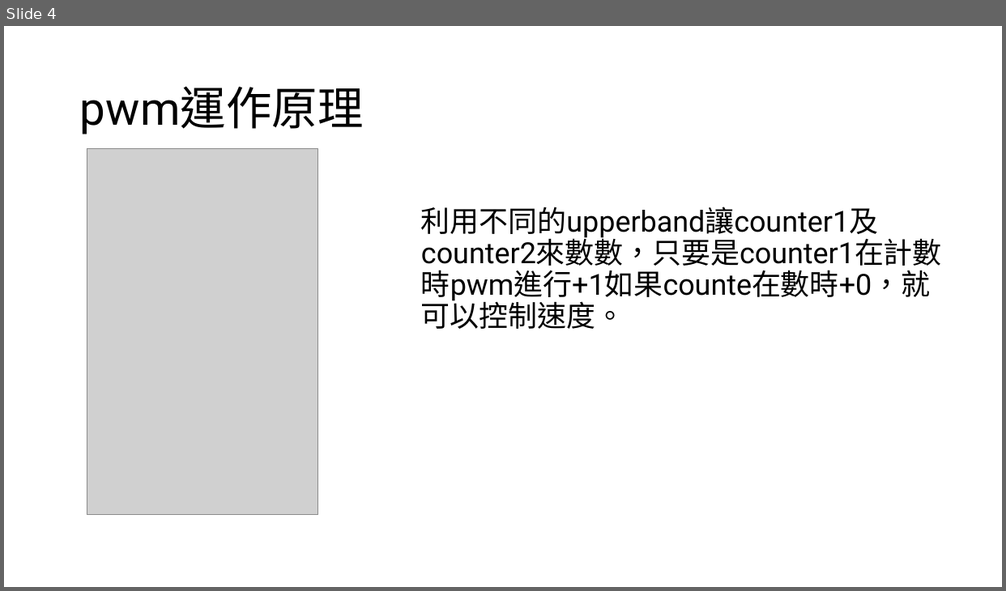
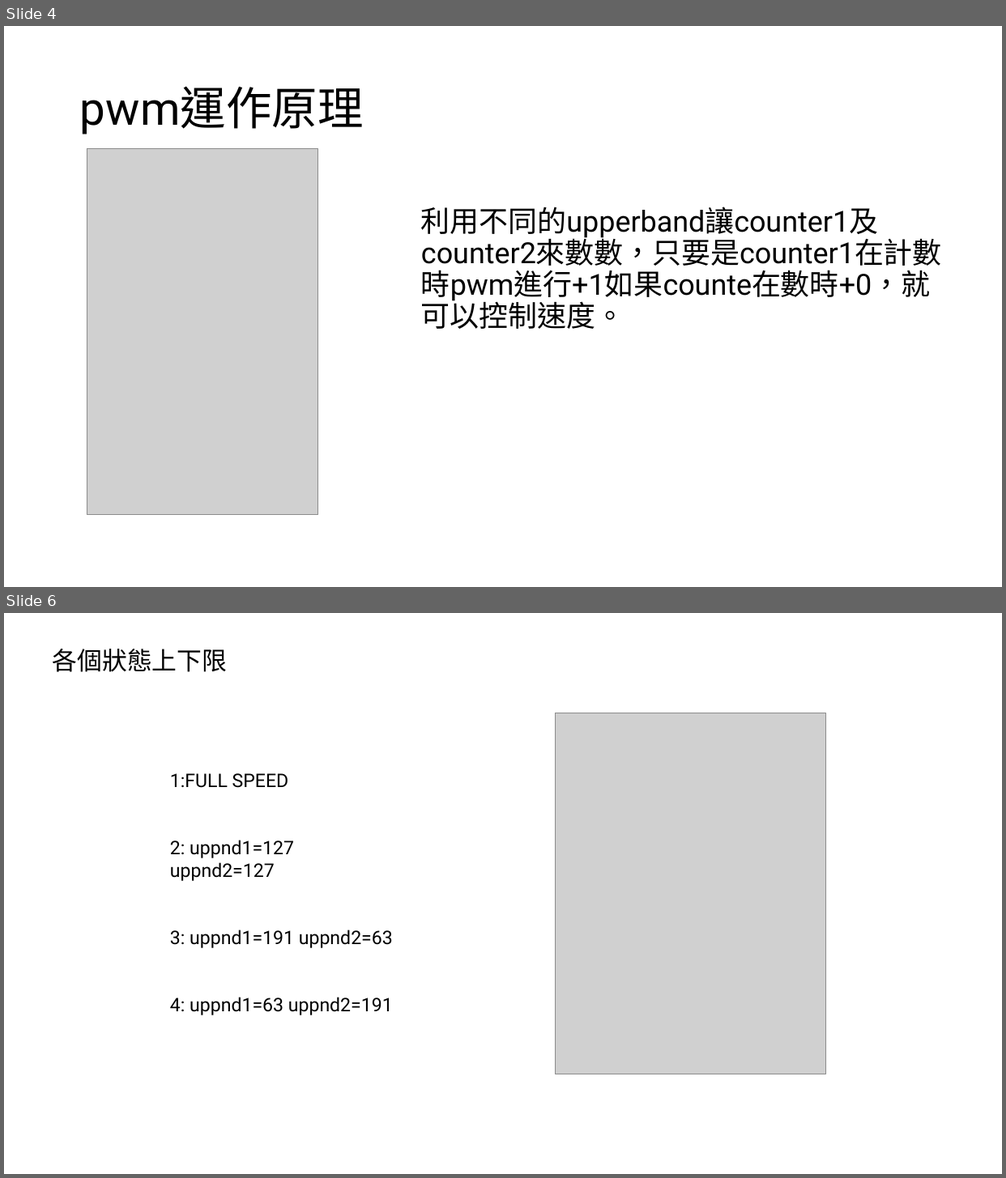
Before and after one commit to C111112164/pwm, a slide deck: Fpga專題實習pwm.pptx. Shown one above the other, each under a label of ours: slide 4 before the commit, slides 4 and 6 after it; the slides between them are not shown. The pictures are 1006x591 and 1006x1178 pixels, drawn with LibreOffice and Linux fonts; fonts in the diff are those of the drawing; grey boxes stand for pictures. Boxes give left, top, right and bottom in pixels: in the first picture for what was removed or moved away, otherwise in the second. Text is boxed around its words. In the diff, an @@ line names an element or a change of style, - is before the commit and + after.

```diff
--- a/Fpga專題實習pwm.pptx
+++ b/Fpga專題實習pwm.pptx
@@ slide 6 added at [4,613,1002,1174], background #FFFFFF @@
@@ text added at [53,649,228,672], 24 pt, text #000000 @@
+各個狀態上下限
@@ picture added at [555,713,826,1074] @@
@@ text added at [170,773,393,1016], 18 pt, text #000000 @@
+1:FULL SPEED
+2: uppnd1=127 uppnd2=127
+3: uppnd1=191 uppnd2=63
+4: uppnd1=63 uppnd2=191
```
Also in this commit, not shown: 2 other slides added.
